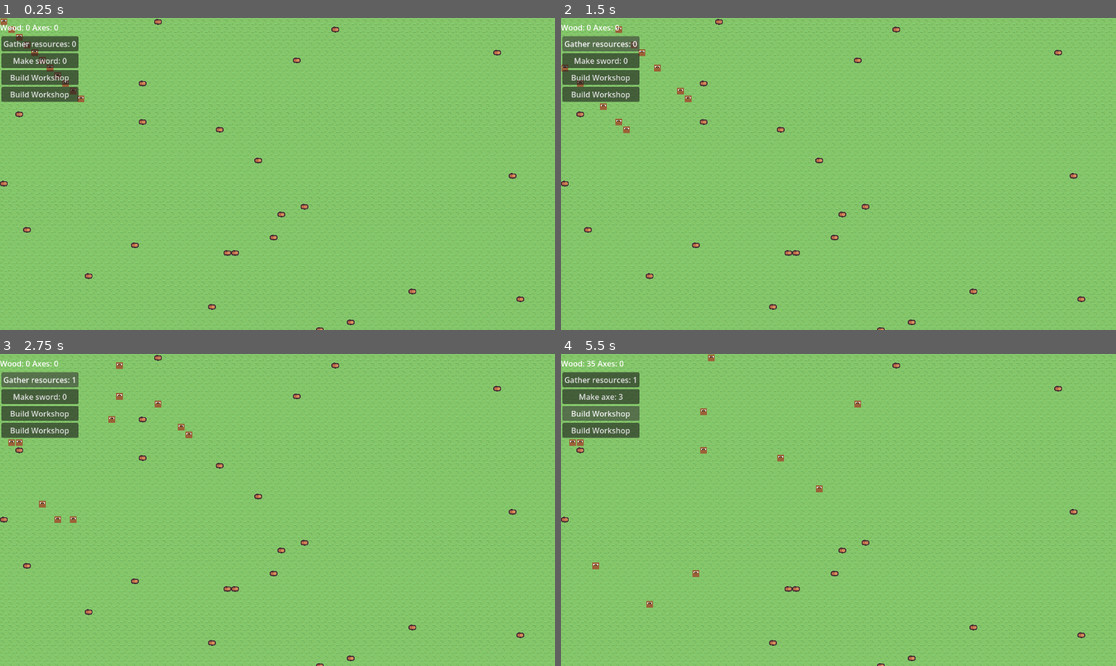
Above: before the commit, frames 1-4 (two rows, left to right).
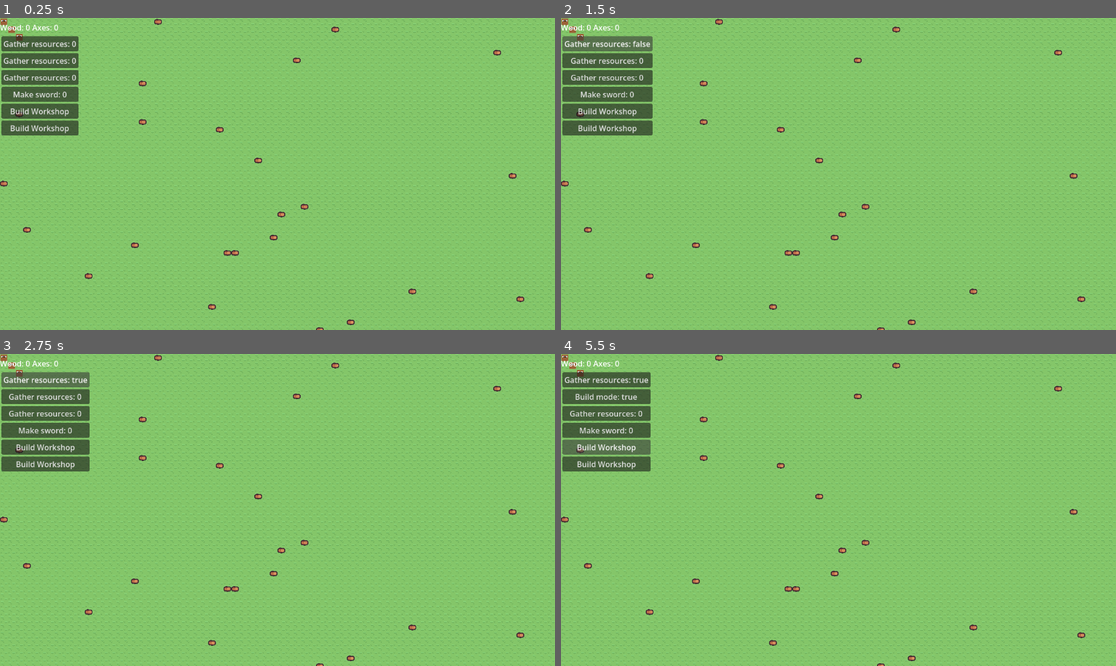
Above: after the commit, the same moments.

Repository: amandodaw/zd-prototype
Game: Godot game, scene res://scenes/world.tscn
Same seed, same stepped clock (60 frames per second), same inputs: the game is played once before the commit and once after it.
Inputs (mouse positions are in pixels of both pictures, inside the frame that each line leads up to):
- Up to frame 1 (0.25 s): no input
- Up to frame 2 (1.5 s): click "Gather resources: 0" at 0.5 s; click "Gather resources: 1" (after the commit: "Gather resources: true") at 1.25 s
- Up to frame 3 (2.75 s): click "Gather resources: 0" (after the commit: "Gather resources: false") at 2 s
- Up to frame 4 (5.5 s): click (605, 397) at 2.75 s, where only the run after the commit has a clickable "Gather resources: 0"; click (605, 397) at 3.5 s, where only the run after the commit has a clickable "Build mode: true"; click (605, 397) at 4.25 s, where only the run after the commit has a clickable "Build mode: false"; click "Build Workshop" at 5 s

The runs differ from the first frame. In frame 1, 2.0% of the frame differs, in the area x 0-16%, y 7-38%; in frame 2, 2.7%; in frame 3, 2.7%; in frame 4, 3.0%, in the area x 0-55%, y 0-84%.

Commit message:
Comenzado rework human.gd y entity.gd. Creado set_path que elige un punto adjacente si se puede ir al punto destino

Diff:
--- a/scenes/canvas_layer.tscn
+++ b/scenes/canvas_layer.tscn
@@ -53,6 +53,14 @@
 layout_mode = 2
 text = "Gather resources: 0"
 
+[node name="BuildButton" type="Button" parent="UI/BottomPanel/Orders/VBoxContainer" unique_id=2109771159]
+layout_mode = 2
+text = "Gather resources: 0"
+
+[node name="MakeButton" type="Button" parent="UI/BottomPanel/Orders/VBoxContainer" unique_id=956975191]
+layout_mode = 2
+text = "Gather resources: 0"
+
 [node name="MakeAxe" type="Button" parent="UI/BottomPanel/Orders/VBoxContainer" unique_id=992665159]
 layout_mode = 2
 text = "Make sword: 0"
@@ -66,6 +74,8 @@
 text = "Build Workshop"
 
 [connection signal="pressed" from="UI/BottomPanel/Orders/VBoxContainer/GatherButton" to="UI" method="_on_gather_button_pressed"]
+[connection signal="pressed" from="UI/BottomPanel/Orders/VBoxContainer/BuildButton" to="UI" method="_on_build_button_pressed"]
+[connection signal="pressed" from="UI/BottomPanel/Orders/VBoxContainer/MakeButton" to="UI" method="_on_make_button_pressed"]
 [connection signal="pressed" from="UI/BottomPanel/Orders/VBoxContainer/MakeAxe" to="UI" method="_on_make_sword_pressed"]
 [connection signal="pressed" from="UI/BottomPanel/Orders/VBoxContainer/BuildWorkshop" to="UI" method="_on_build_workshop_pressed"]
 [connection signal="pressed" from="UI/BottomPanel/Orders/VBoxContainer/BuildWall" to="UI" method="_on_build_wall_pressed"]
--- a/scripts/components/city_component.gd
+++ b/scripts/components/city_component.gd
@@ -4,8 +4,17 @@
 var axe_amount : int = 0
 var buildings : Array
 
-var tasks : Dictionary[String, int] = {
-	"gather_resources" : false
+enum Tasks {
+	GATHER_RESOURCES,
+	BUILD,
+	MAKE,
+	IDLE
+}
+
+var tasks : Dictionary[int, bool] = {
+	Tasks.GATHER_RESOURCES : false,
+	Tasks.BUILD : false,
+	Tasks.MAKE : false
 }
 
 var build_orders : Dictionary[Vector2i, String] = {}
--- a/scripts/entity.gd
+++ b/scripts/entity.gd
@@ -14,8 +14,6 @@
 
 var entity_type : String
 
-var last_pos : Vector2i = INVALID
-
 var path : Array[Vector2i]
 var path_index = 0
 
@@ -23,179 +21,17 @@
 # PATH
 # ------------------------------------------------
 
-func set_path():
+func set_astar_path():
+
+	if city_comp.astar.is_point_solid(target_pos):
+		target_pos =  choose_adjacent(target_pos)
+		if target_pos == INVALID:
+			print("no valid path")
 
 	path = city_comp.astar.get_id_path(grid_pos, target_pos)
 
-	if path.size() > 0:
-		path.remove_at(0)
-
-	path_index = 0
-
-func clear_path():
-	path.clear()
-	path_index = 0
-
-
-func follow_path(delta):
-
-	if path.is_empty():
-		set_path()
-		return
-
-	if path_index >= path.size():
-		set_path()
-		return
-
-	var next_cell = path[path_index]
-
-	if grid_pos == next_cell:
-		path_index += 1
-		return
-
-	move_to_cell(next_cell, delta)
-
-
-func move_to_cell(cell:Vector2i, delta):
-
-	if speed_cont < speed:
-		speed_cont += delta
-		return
-
-	var dx = cell.x - grid_pos.x
-	var dy = cell.y - grid_pos.y
-
-	var dir
-
-	if abs(dx) > abs(dy):
-		dir = GridUtils.direction.RIGHT if dx < 0 else GridUtils.direction.LEFT
-	else:
-		dir = GridUtils.direction.DOWN if dy > 0 else GridUtils.direction.UP
-
-	var old_pos = grid_pos
-
-	if try_move(dir):
-		speed_cont = 0
-		return
-
-	# si no se mueve -> recalcular path
-	if grid_pos == old_pos:
-		set_path()
-
-	speed_cont = 0
-
 # ------------------------------------------------
-# MOVEMENT
-# ------------------------------------------------
-
-#func move_to(dir):
-#
-	#var target_cell = grid_pos + GridUtils.DIR[dir]
-	#if target_cell in city_comp.entities:
-		#print("celda ocupada")
-		#return
-	#grid_pos = target_cell
-	#position = grid_pos * GridUtils.TILE_SIZE
-	##city_comp.entities[elements_map.local_to_map(pos)] = "human"
-
-func try_move(dir) -> bool:
-
-	var target_cell = grid_pos + GridUtils.DIR[dir]
-
-	if target_cell in city_comp.entities:
-		return false
-
-	if target_cell == last_pos:
-		return false
-
-	city_comp.entities.erase(grid_pos)
-	last_pos = grid_pos
-	grid_pos = target_cell
-	position = grid_pos * GridUtils.TILE_SIZE
-	city_comp.entities.set(grid_pos, entity_type)
-	city_comp.astar.set_point_solid(grid_pos, false)
-	city_comp.astar.set_point_solid(target_cell, true)
-
-
-	return true
-#
-#func move_to_target(delta):
-#
-	#if speed_cont < speed:
-		#speed_cont += delta
-		#return
-#
-	#if is_adjacent(grid_pos, target_pos):
-		#return
-#
-	#var dx = target_pos.x - grid_pos.x
-	#var dy = target_pos.y - grid_pos.y
-#
-	#var dir_primary
-	#var dir_secondary
-#
-	#if abs(dx) >= abs(dy):
-		#dir_primary = GridUtils.direction.RIGHT if dx < 0 else GridUtils.direction.LEFT
-		#dir_secondary = GridUtils.direction.DOWN if dy > 0 else GridUtils.direction.UP
-	#else:
-		#dir_primary = GridUtils.direction.DOWN if dy > 0 else GridUtils.direction.UP
-		#dir_secondary = GridUtils.direction.RIGHT if dx < 0 else GridUtils.direction.LEFT
-#
-	## intentar dirección principal
-	#if try_move(dir_primary):
-		#speed_cont = 0
-		#return
-#
-	## intentar secundaria
-	#if try_move(dir_secondary):
-		#speed_cont = 0
-		#return
-#
-	#var dirs = [
-		#GridUtils.direction.UP,
-		#GridUtils.direction.DOWN,
-		#GridUtils.direction.LEFT,
-		#GridUtils.direction.RIGHT
-	#]
-#
-	#dirs.shuffle()
-#
-	#for dir in dirs:
-		#if try_move(dir):
-			#speed_cont = 0
-			#return
-#
-	#speed_cont = 0
-
-#func move_to_target(delta):
-#
-	#if speed_cont < speed:
-		#speed_cont += delta
-		#return
-#
-	#if is_adjacent(grid_pos, target_pos):
-		#return
-#
-	#var dx = target_pos.x - grid_pos.x
-	#var dy = target_pos.y - grid_pos.y
-#
-	#var dir_primary
-	#var dir_secondary
-#
-	#if abs(dx) >= abs(dy):
-		#dir_primary = GridUtils.direction.LEFT if dx > 0 else GridUtils.direction.RIGHT
-		#dir_secondary = GridUtils.direction.DOWN if dy > 0 else GridUtils.direction.UP
-	#else:
-		#dir_primary = GridUtils.direction.DOWN if dy > 0 else GridUtils.direction.UP
-		#dir_secondary = GridUtils.direction.LEFT if dx > 0 else GridUtils.direction.RIGHT
-#
-	#if !try_move(dir_primary):
-		#try_move(dir_secondary)
-#
-	#speed_cont = 0
-
-# ------------------------------------------------
-# SEARCH
+# UTILS
 # ------------------------------------------------
 
 func find_nearest(type:String) -> Vector2i:
@@ -220,4 +56,11 @@
 func is_adjacent(a: Vector2i, b: Vector2i) -> bool:
 	var dx = abs(a.x - b.x)
 	var dy = abs(a.y - b.y)
-	return dx + dy == 1
+	return max(dx, dy) == 1
+
+func choose_adjacent(pos: Vector2i) -> Vector2i:
+	for dir in GridUtils.DIR:
+		var new_target_cell = pos + dir
+		if !city_comp.astar.is_point_solid(new_target_cell):
+			return new_target_cell
+	return INVALID
--- a/scripts/human.gd
+++ b/scripts/human.gd
@@ -32,272 +32,77 @@
 	#Vector2i(0,2), Vector2i(1,2), Vector2i(2,2), Vector2i(3,2)
 #]
 
-enum Jobs {
-	IDLE,
-	GATHER,
-	BUILD,
-	MAKE_AXE
-}
-
-var current_job : Jobs = Jobs.IDLE
+var current_job : CityComponent.Tasks = CityComponent.Tasks.IDLE
+var check_job_count : float = 0.0
+var check_job_timer : float = 2.0
 
 
-func _process(delta):
-
-	update_job()
+func _process(delta: float) -> void:
+	check_job(delta)
 	match current_job:
-		Jobs.GATHER:
+		city_comp.Tasks.BUILD:
+			pass
+		city_comp.Tasks.MAKE:
+			pass
+		city_comp.Tasks.GATHER_RESOURCES:
 			gather(delta)
 
-		Jobs.BUILD:
-			build(delta)
-
-		Jobs.MAKE_AXE:
-			make(delta)
 
 
 # ------------------------------------------------
 # JOB SYSTEM
 # ------------------------------------------------
 
-func update_job():
+func check_job(delta : float):
 
-	if build_order != INVALID:
+	if  check_job_count >= check_job_timer:
+		check_job_count = 0
+
+		if city_comp.tasks[city_comp.Tasks.BUILD]:
+			current_job = city_comp.Tasks.BUILD
+			return
+		if city_comp.tasks[city_comp.Tasks.MAKE]:
+			current_job = city_comp.Tasks.MAKE
+			return
+		if city_comp.tasks[city_comp.Tasks.GATHER_RESOURCES]:
+			current_job = city_comp.Tasks.GATHER_RESOURCES
+			return
+
+		reset_job()
 		return
 
-	if current_job != Jobs.IDLE:
-		return
+	check_job_count += delta
 
-	if try_take_build_order():
-		current_job = Jobs.BUILD
-		return
-
-	if try_take_make_order():
-		current_job = Jobs.MAKE_AXE
-		return
-
-	if city_comp.tasks["gather_resources"]:
-		current_job = Jobs.GATHER
-		return
-
-	release_target()
-	current_job = Jobs.IDLE
-
-
-func try_take_build_order() -> bool:
-	if city_comp.build_orders.is_empty():
-		return false
-
-	for pos in city_comp.build_orders.keys():
-
-		if city_comp.build_orders[pos] == "workplace_order":
-			if city_comp.wood_amount < workplace_cost:
-				print("not enough wood")
-				return false
-			release_target()
-			target_pos = pos
-			set_path()
-			build_order = pos
-			build_type = "workplace"
-			city_comp.build_orders[pos] = "reserved"
-			city_comp.wood_amount -= workplace_cost
-			return true
-
-		if city_comp.build_orders[pos] == "wall_order":
-			if city_comp.wood_amount < wall_cost:
-				print("not enough wood")
-				return false
-			release_target()
-			target_pos = pos
-			set_path()
-			build_order = pos
-			build_type = "wall"
-			city_comp.build_orders[pos] = "reserved"
-			city_comp.wood_amount -= wall_cost
-			return true
-
-	return false
-
-func try_take_make_order() -> bool:
-	if city_comp.make_orders.is_empty():
-		return false
-	var workplace_pos = find_nearest("workplace")
-	if workplace_pos==INVALID:
-		return false
-	for i in range(city_comp.make_orders.size()):
-		var make_job = city_comp.make_orders[i]
-		if make_job == "make_axe":
-			if city_comp.wood_amount < make_axe_cost:
-				print("not enough wood")
-				return false
-			release_target()
-			target_pos = find_nearest("workplace")
-			set_path()
-			make_order = i
-			city_comp.make_orders[i] = "reserved"
-			city_comp.wood_amount -= make_axe_cost
-			return true
-
-	return false
-
-func reset_jobs() ->void:
-	current_job = Jobs.IDLE
-	clear_path()
-	update_job()
+func reset_job() ->void:
+	current_job = city_comp.Tasks.IDLE
 
 # ------------------------------------------------
 # GATHER
 # ------------------------------------------------
 
-func gather(delta):
+func gather(delta: float) ->void:
 
 	if target_pos == INVALID:
-
-		var wood = find_nearest("wood")
-
-		if wood == INVALID:
-			reset_jobs()
-			return
-
-		target_pos = wood
-		set_path()
-		city_comp.entities[target_pos] = "reserved"
-
-
-	if target_pos != INVALID:
-		if !city_comp.entities.has(target_pos):
-			reset_jobs()
-			target_pos = INVALID
-			clear_path()
-			return
-
-
-	if is_adjacent(grid_pos, target_pos):
-
-		city_comp.wood_amount += 5
-		city_comp.entities.erase(target_pos)
-		elements_map.erase_cell(target_pos)
-		city_comp.astar.set_point_solid(target_pos, false)
-
-		clear_path()
-		reset_jobs()
-		target_pos = INVALID
-		return
-
-
-	follow_path(delta)
-
+		target_pos = find_nearest("wood")
+		if target_pos == INVALID:
+			print("no wood to take")
+			reset_job()
+		set_astar_path()
+		print(path)
+		print(grid_pos, target_pos)
+		print(city_comp.astar.is_point_solid(grid_pos), city_comp.astar.is_point_solid(target_pos))
 
 
 # ------------------------------------------------
 # BUILD
 # ------------------------------------------------
 
-func build(delta):
-
-	if is_adjacent(grid_pos, target_pos):
-
-		build_bar.visible = true
-
-		if build_type == "workplace":
-
-			build_bar.value = workplace_build_progress * 10
-
-			if workplace_build_progress >= workplace_build_needed:
-				workplace_build_progress = 0
-				place_workplace()
-				city_comp.build_orders[target_pos] = "workplace"
-				finish_build()
-				return
-
-			workplace_build_progress += delta
-			return
-
-
-		if build_type == "wall":
-
-			build_bar.value = wall_progress * 10
-
-			if wall_progress >= wall_needed:
-				wall_progress = 0
-				place_wall()
-				city_comp.build_orders[target_pos] = "wall"
-				finish_build()
-				return
-
-			wall_progress += delta
-			return
-
-	follow_path(delta)
-
-func place_workplace() -> void:
-	for offset in workplace_form:
-		var target_cell = build_order + offset
-		var atlas_coords = workplace_origin + offset
-		if offset == Vector2i(2, 2):
-			#poner donde van los humanos a crear cosas. donde "ven el workshop"
-			city_comp.entities.set(target_cell, "workplace")
-		elements_map.set_cell(target_cell, 0, atlas_coords)
-		city_comp.astar.set_point_solid(target_cell, true)
-
-func place_wall() -> void:
-
-	var target_cell = build_order
-	var atlas_coords = wall_origin
-
-	city_comp.entities.set(target_cell, "wall")
-	elements_map.set_cell(target_cell, 0, atlas_coords)
-	city_comp.astar.set_point_solid(target_cell, true)
-
-
-func finish_build():
-
-	release_target()
-	target_pos = INVALID
-	build_order = INVALID
-	build_type = ""
-	build_bar.visible = false
-	reset_jobs()
 
 # ------------------------------------------------
 # MAKE
 # ------------------------------------------------
 
-func make(delta):
-	if is_adjacent(grid_pos, target_pos):
-		build_bar.visible = true
-		build_bar.value = make_axe_progress*10
-		if make_axe_progress>=make_axe_needed:
-			make_axe_progress = 0
-			city_comp.axe_amount += 1
-			city_comp.make_orders.pop_at(make_order)
-			release_target()
-			target_pos = INVALID
-			build_order = INVALID
-			build_bar.visible = false
-			make_order = -1
-			reset_jobs()
-			return
-		make_axe_progress += delta
-		return
-
-	follow_path(delta)
 
 #---------------------
 	#UTILES
 #--------------------
-
-func release_target():
-	var state : String
-	match current_job:
-		Jobs.GATHER:
-			state = "wood"
-		Jobs.BUILD:
-			state = "workplace_order"
-	if target_pos != INVALID:
-		if city_comp.entities.get(target_pos) == "reserved":
-			city_comp.entities[target_pos] = state
-			if current_job == Jobs.BUILD:
-				city_comp.wood_amount -= workplace_cost
-	target_pos = INVALID
-	clear_path()
--- a/scripts/map.gd
+++ b/scripts/map.gd
@@ -16,7 +16,6 @@
 
 func init_map() -> void:
 	create_soil()
-	add_wood(30)
 
 func create_soil() -> void:
 	for i in range(width):
--- a/scripts/ui.gd
+++ b/scripts/ui.gd
@@ -4,6 +4,8 @@
 @onready var axe_label : Label = $TopBar/Resources/HBoxContainer/AxeLabel
 
 @onready var gather_button : Button = $BottomPanel/Orders/VBoxContainer/GatherButton
+@onready var build_button : Button = $BottomPanel/Orders/VBoxContainer/BuildButton
+@onready var make_button : Button = $BottomPanel/Orders/VBoxContainer/MakeButton
 @onready var make_axe_button : Button = $BottomPanel/Orders/VBoxContainer/MakeAxe
 
 var city_comp : CityComponent
@@ -45,8 +47,8 @@
 
 
 func _on_gather_button_pressed() -> void:
-	city_comp.tasks["gather_resources"] = !city_comp.tasks["gather_resources"]
-	gather_button.text = "Gather resources: " + str(city_comp.tasks["gather_resources"])
+	city_comp.tasks[city_comp.Tasks.GATHER_RESOURCES] = !city_comp.tasks[city_comp.Tasks.GATHER_RESOURCES]
+	gather_button.text = "Gather resources: " + str(city_comp.tasks[city_comp.Tasks.GATHER_RESOURCES])
 
 
 func _on_build_workshop_pressed() -> void:
@@ -62,3 +64,13 @@
 func _on_build_wall_pressed() -> void:
 	build_wall = true
 	print("build wall activated")
+
+
+func _on_build_button_pressed() -> void:
+	city_comp.tasks[city_comp.Tasks.BUILD] = !city_comp.tasks[city_comp.Tasks.BUILD]
+	build_button.text = "Build mode: " + str(city_comp.tasks[city_comp.Tasks.BUILD])
+
+
+func _on_make_button_pressed() -> void:
+	city_comp.tasks[city_comp.Tasks.MAKE] = !city_comp.tasks[city_comp.Tasks.MAKE]
+	make_button.text = "Make mode: " + str(city_comp.tasks[city_comp.Tasks.MAKE])
--- a/scripts/world.gd
+++ b/scripts/world.gd
@@ -15,14 +15,8 @@
 func _ready() -> void:
 	city_comp = CityComponent.new()
 	city_comp.astar = astar
-	ui.city_comp = city_comp
-	ui.elements_map = elements_map
 	map.city_comp = city_comp
 	map.init_map()
-	for i in range(10+1):
-
-		spawn_human(Vector2(i*GridUtils.TILE_SIZE, i*GridUtils.TILE_SIZE))
-
 
 	var ground_layer : TileMapLayer = map.ground_layer
 	astar.region = ground_layer.get_used_rect()
@@ -31,6 +25,15 @@
 	astar.diagonal_mode = AStarGrid2D.DIAGONAL_MODE_NEVER
 
 	astar.update()
+
+	map.add_wood(30)
+
+	ui.city_comp = city_comp
+	ui.elements_map = elements_map
+	for i in range(2+1):
+
+		spawn_human(Vector2(i*GridUtils.TILE_SIZE, i*GridUtils.TILE_SIZE))
+
 
 func spawn_human(pos: Vector2) -> void:
 	var cell = elements_map.local_to_map(pos)
Not shown, changed: brainstorming.md
